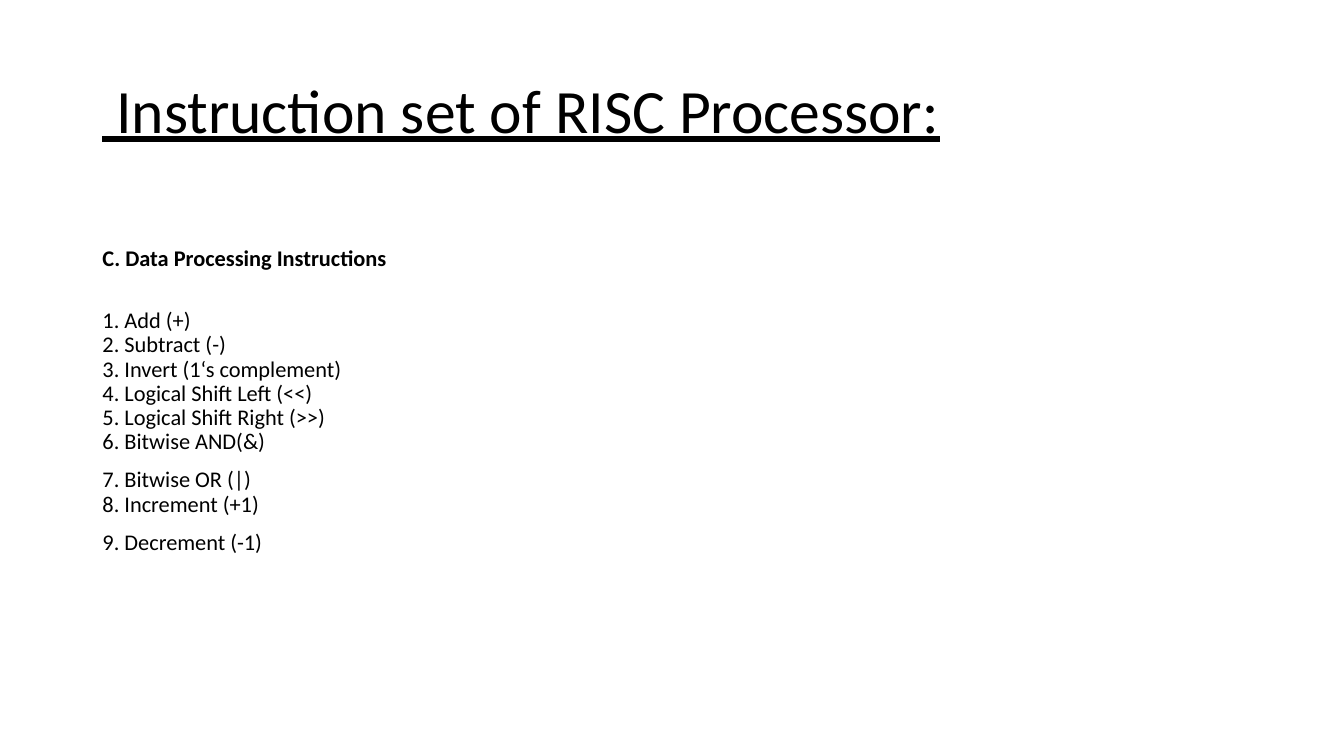
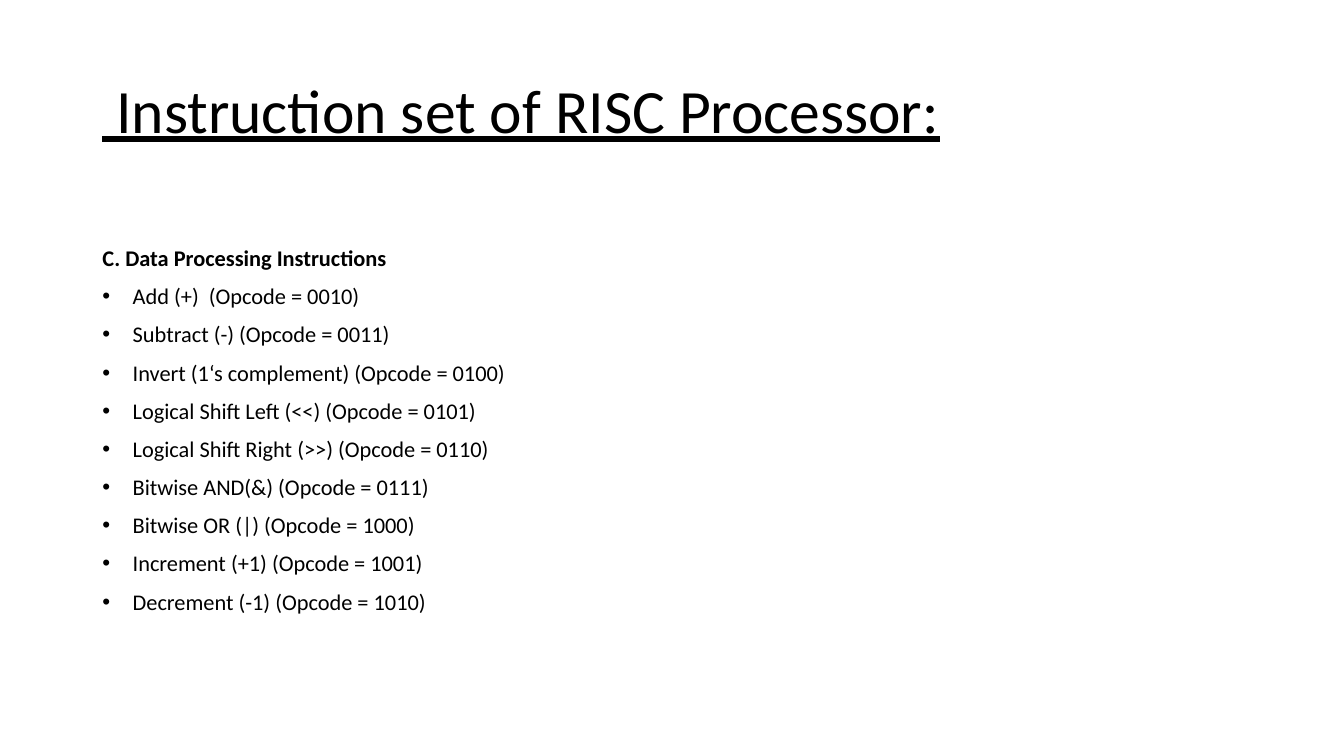
Before and after one commit to srilven/svfinal_risc, a slide deck: slide 8 of SV_final_project_ppt.pptx (slide 7 before the commit). Drawn at 1344x756 pixels with LibreOffice and Linux fonts; fonts in the diff are those of the drawing. Boxes give left, top, right and bottom in pixels: in the first picture for what was removed or moved away, otherwise in the second. Text is boxed around its words. In the diff, an @@ line names an element or a change of style, - is before the commit and + after.

```diff
--- a/SV_final_project_ppt.pptx
+++ b/SV_final_project_ppt.pptx
@@ text at (x1=133, y1=288, x2=505, y2=614): text changed @@
-1. Add (+)
-2. Subtract (-)
-3. Invert (1‘s complement)
-4. Logical Shift Left (<<)
-5. Logical Shift Right (>>)
-6. Bitwise AND(&)
-7. Bitwise OR (|)
-8. Increment (+1)
-9. Decrement (-1)
+• Add (+) (Opcode = 0010)
+• Subtract (-) (Opcode = 0011)
+• Invert (1‘s complement) (Opcode = 0100)
+• Logical Shift Left (<<) (Opcode = 0101)
+• Logical Shift Right (>>) (Opcode = 0110)
+• Bitwise AND(&) (Opcode = 0111)
+• Bitwise OR (|) (Opcode = 1000)
+• Increment (+1) (Opcode = 1001)
+• Decrement (-1) (Opcode = 1010)
```
Also in this commit, not shown: 1 other slide changed, 1 slide added.
